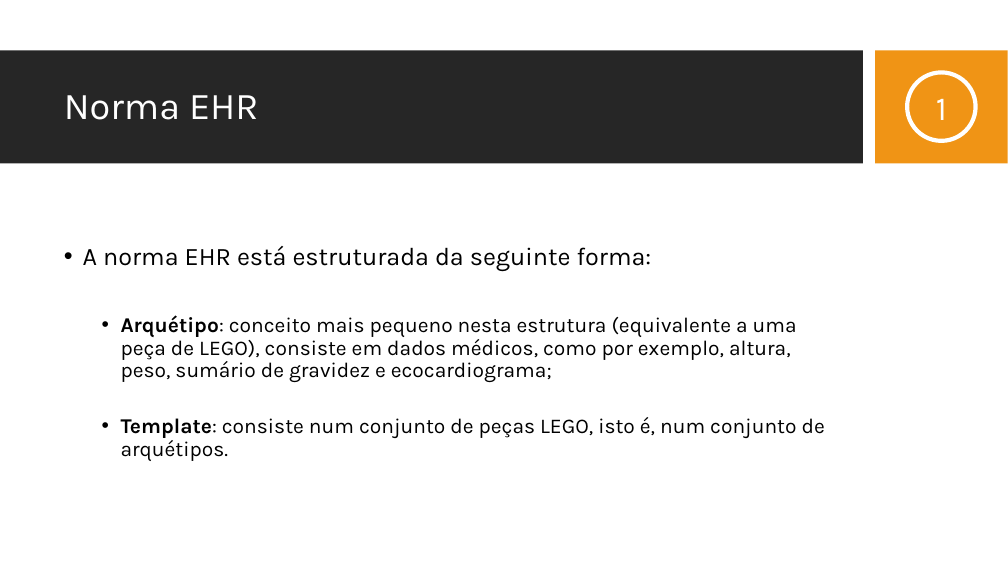
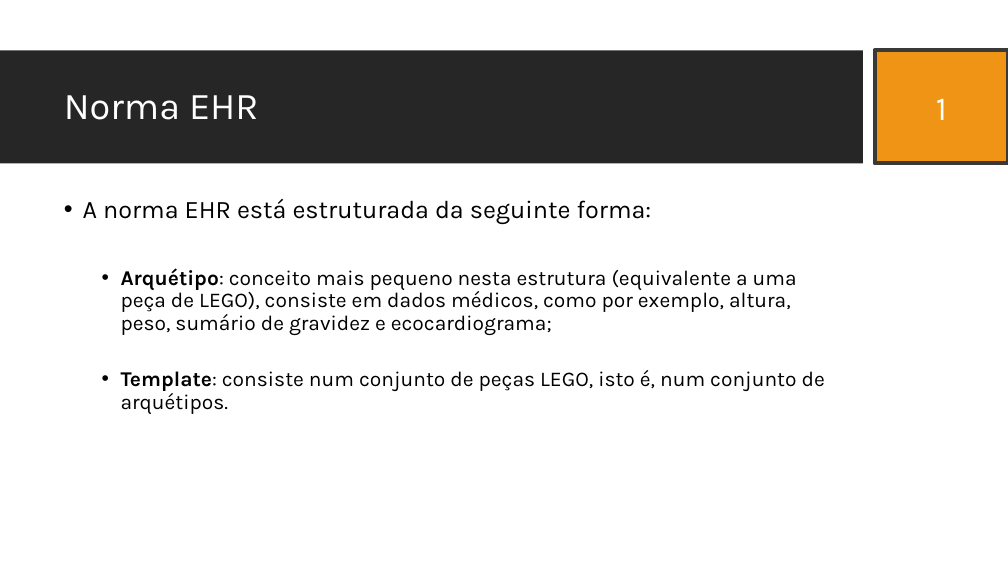
Before and after one commit to JDSBCC/Indexacao-de-Documentos-Clinicos, a slide deck: slide 9 of Dissertacao/4. Defesa da dissertação.pptx. Drawn at 1008x567 pixels with LibreOffice and Linux fonts; fonts in the diff are those of the drawing; background and template pictures are left out. Boxes give left, top, right and bottom in pixels: in the first picture for what was removed or moved away, otherwise in the second. Text is boxed around its words. In the diff, an @@ line names an element or a change of style, - is before the commit and + after.

```diff
--- a/Dissertacao/4. Defesa da dissertação.pptx
+++ b/Dissertacao/4. Defesa da dissertação.pptx
@@ rectangle added at <box>875,50,1008,163</box>, outline #3B3838 4 pt @@
@@ ellipse removed at <box>907,73,976,141</box> @@
@@ text "A norma EHR está estruturada ...": place and size @@
-text "A norma EHR está estruturada ..." at <box>83,246,825,461</box>
+text "A norma EHR está estruturada ..." at <box>83,199,825,414</box>
```
Also in this commit, not shown: 14 other slides changed, 4 slides added, 3 slides removed, 7 other files.
